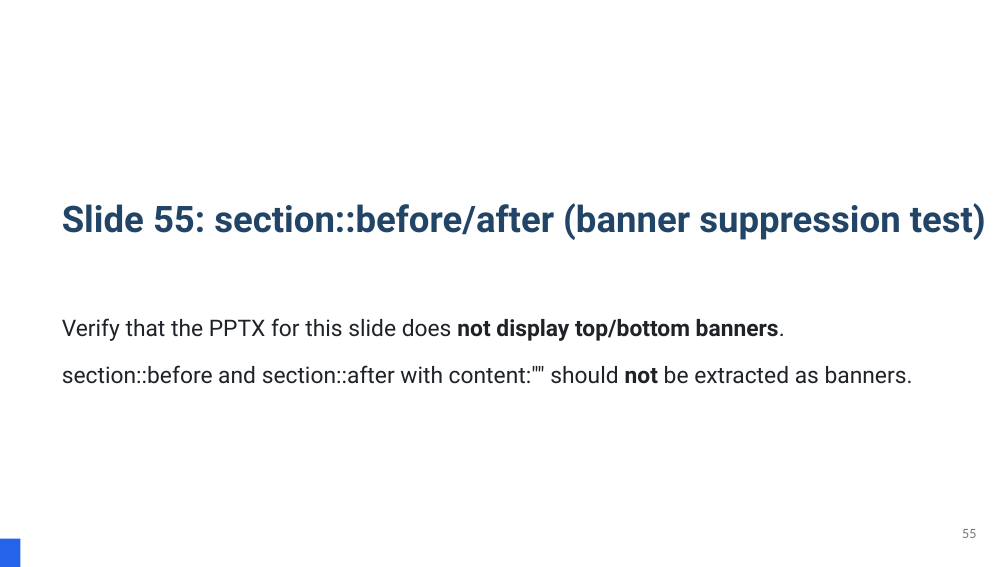
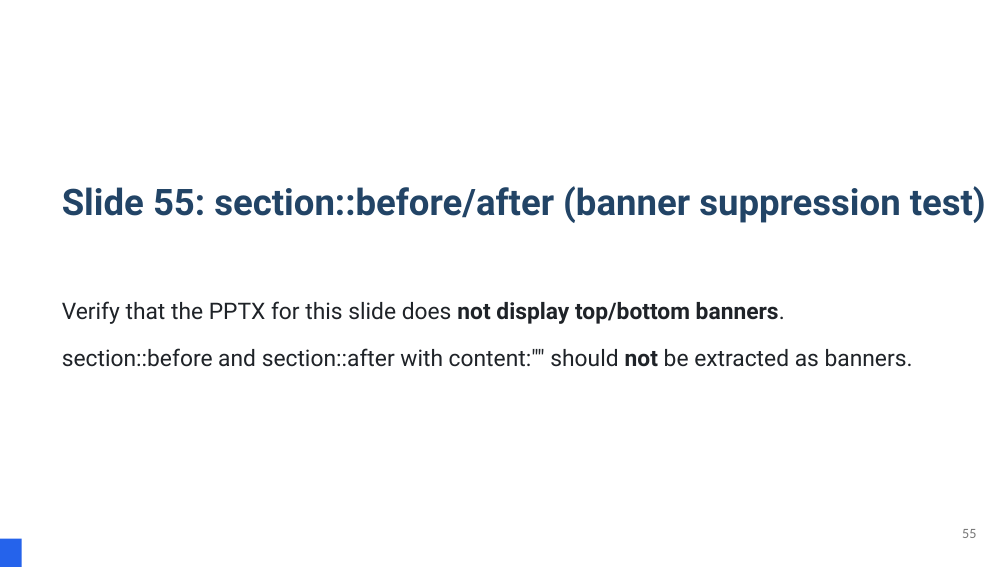
Before and after one commit to KatsuYuzu/marp-to-editable-pptx, a slide deck: slide 55 of output-pptx/test-output.pptx. Drawn at 1008x567 pixels with LibreOffice and Linux fonts; fonts in the diff are those of the drawing. Boxes give left, top, right and bottom in pixels: in the first picture for what was removed or moved away, otherwise in the second. Text is boxed around its words. In the diff, an @@ line names an element or a change of style, - is before the commit and + after.

```diff
--- a/output-pptx/test-output.pptx
+++ b/output-pptx/test-output.pptx
@@ text "Slide 55: section::before/after (banner suppression ...": place and size @@
-text "Slide 55: section::before/after (banner suppression ..." at box(62, 203, 986, 240)
+text "Slide 55: section::before/after (banner suppression ..." at box(62, 186, 986, 223)
@@ text "Verify that the PPTX for ...": place and size @@
-text "Verify that the PPTX for ..." at box(62, 318, 785, 341)
+text "Verify that the PPTX for ..." at box(62, 301, 785, 324)
@@ text "section::before and section::after with content:"" ...": place and size @@
-text "section::before and section::after with content:"" ..." at box(62, 365, 913, 384)
+text "section::before and section::after with content:"" ..." at box(62, 348, 913, 367)
```
Also in this commit, not shown: 21 other slides changed, 1 other file.
